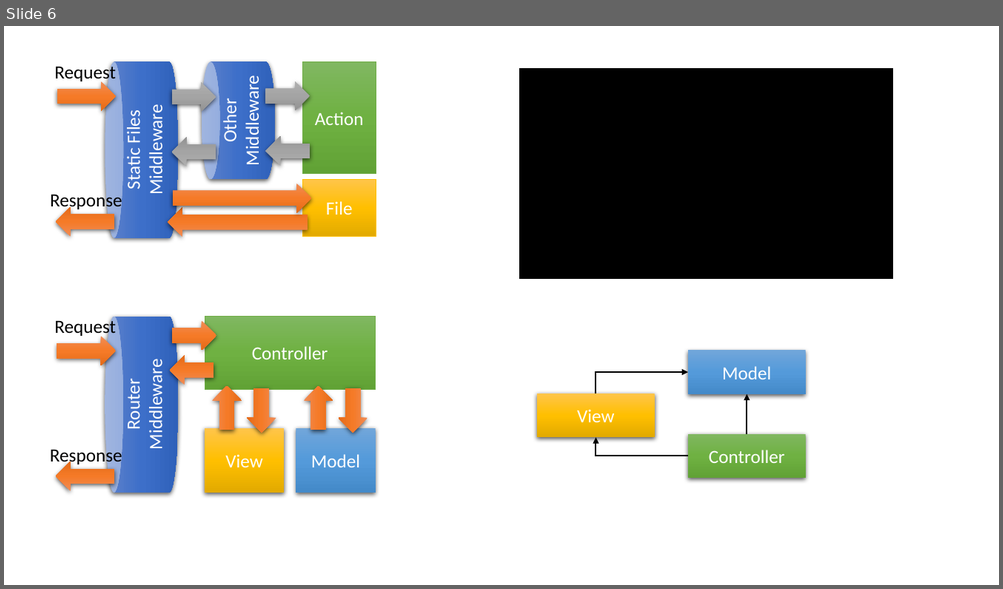
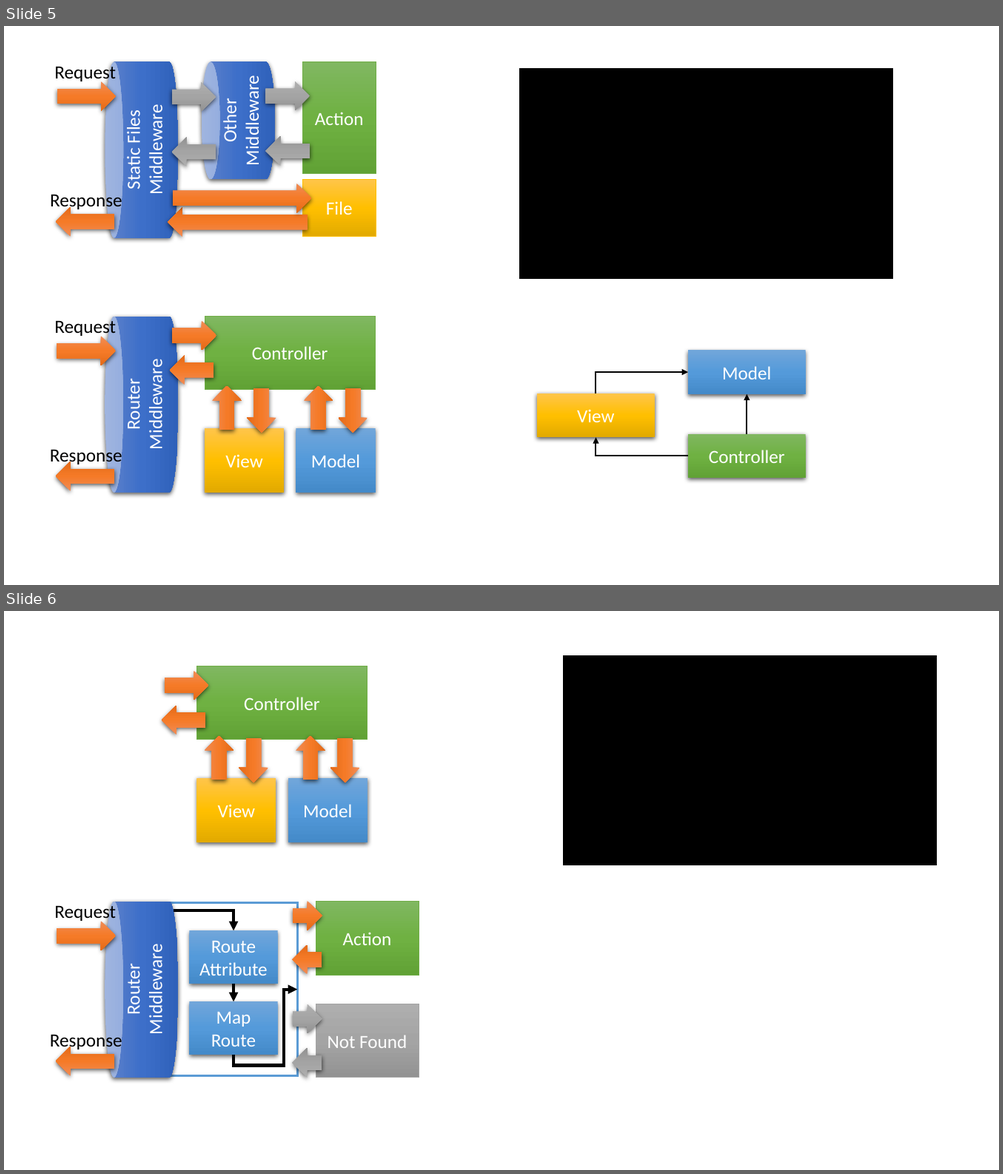
Before and after one commit to johnwu1114/blog-johnwu-cc, a slide deck: source/_assets/ironman.pptx. Shown one above the other, each under a label of ours: slide 6 before the commit, slides 5 and 6 after it. The pictures are 1003x589 and 1003x1174 pixels, drawn with LibreOffice and Linux fonts; fonts in the diff are those of the drawing. Boxes give left, top, right and bottom in pixels: in the first picture for what was removed or moved away, otherwise in the second. Text is boxed around its words. In the diff, an @@ line names an element or a change of style, - is before the commit and + after.

```diff
--- a/source/_assets/ironman.pptx
+++ b/source/_assets/ironman.pptx
@@ slide 6 added at (4, 611, 999, 1170), background #FFFFFF @@
@@ right arrow added at (165, 671, 208, 700), fill gradient #F18C57 to #F67B28 to #E56C19 @@
@@ rectangle added at (196, 667, 367, 739), fill gradient #81B861 to #6FB242 to #62A336, outline #70AD47 0.5 pt @@
@@ rectangle added at (563, 655, 936, 866), fill #000000, outline #000000 1 pt @@
@@ text added at (244, 697, 320, 710), 18 pt, text #FFFFFF @@
+Controller
@@ right arrow added at (162, 706, 205, 735), fill gradient #F18C57 to #F67B28 to #E56C19 @@
@@ right arrow added at (205, 735, 234, 780), fill gradient #F18C57 to #F67B28 to #E56C19 @@
@@ right arrow added at (239, 738, 268, 783), fill gradient #F18C57 to #F67B28 to #E56C19 @@
@@ right arrow added at (296, 735, 325, 780), fill gradient #F18C57 to #F67B28 to #E56C19 @@
@@ right arrow added at (331, 738, 360, 783), fill gradient #F18C57 to #F67B28 to #E56C19 @@
@@ rectangle added at (196, 778, 276, 843), fill gradient #FFC64B to #FFC000 to #E3AB00, 18 pt, text #FFFFFF @@
+View
@@ rectangle added at (288, 778, 367, 843), fill gradient #71A6DB to #559BDB to #448ACA, 18 pt, text #FFFFFF @@
+Model
@@ text added at (54, 903, 116, 923), 18 pt, text #000000 @@
+Request
@@ right arrow added at (57, 921, 116, 951), fill gradient #F18C57 to #F67B28 to #E56C19 @@
@@ cylinder added at (105, 901, 178, 1077), fill gradient #6183CB to #3E70CA to #3062BB @@
@@ rectangle added at (148, 903, 297, 1076), fill #FFFFFF, outline #5B9BD5 2.25 pt @@
@@ elbow arrow added from (159, 911) to (234, 931), #000000 3 pt @@
@@ right arrow added at (293, 901, 322, 931), fill gradient #F18C57 to #F67B28 to #E56C19 @@
@@ rectangle added at (316, 902, 419, 975), fill gradient #81B861 to #6FB242 to #62A336, outline #70AD47 0.5 pt @@
@@ rectangle added at (190, 931, 278, 984), fill gradient #71A6DB to #559BDB to #448ACA, 18 pt, text #FFFFFF @@
+Route
+Attribute
@@ text added at (343, 932, 392, 945), 18 pt, text #FFFFFF @@
+Action
@@ text added at (122, 954, 168, 1032), 18 pt, text #FFFFFF @@
+Router
+Middleware
@@ right arrow added at (292, 945, 321, 974), fill gradient #F18C57 to #F67B28 to #E56C19 @@
@@ arrow added from (234, 984) to (234, 1002), #000000 3 pt @@
@@ rectangle added at (190, 1002, 278, 1055), fill gradient #71A6DB to #559BDB to #448ACA, 18 pt, text #FFFFFF @@
+Map
+Route
@@ elbow arrow added from (234, 1055) to (297, 990), #000000 3 pt @@
@@ right arrow added at (293, 1004, 322, 1034), fill gradient #AFAFAF to #A5A5A5 to #939393 @@
@@ rectangle added at (316, 1004, 419, 1077), fill gradient #AFAFAF to #A5A5A5 to #939393, outline #A5A5A5 0.5 pt @@
@@ text added at (50, 1031, 122, 1051), 18 pt, text #000000 @@
+Response
@@ right arrow added at (56, 1047, 114, 1076), fill gradient #F18C57 to #F67B28 to #E56C19 @@
@@ right arrow added at (292, 1048, 321, 1077), fill gradient #AFAFAF to #A5A5A5 to #939393 @@
@@ text added at (327, 1035, 407, 1048), 18 pt, text #FFFFFF @@
+Not Found
@@ what was slide 6 is now slide 5 @@
```
Also in this commit, not shown: 3 slides removed, 11 other files.
